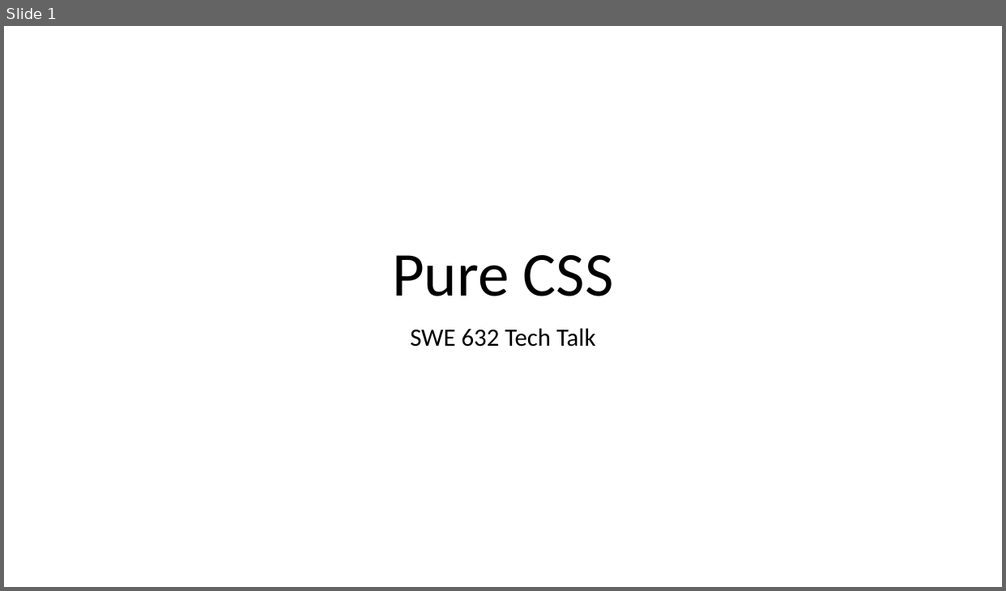
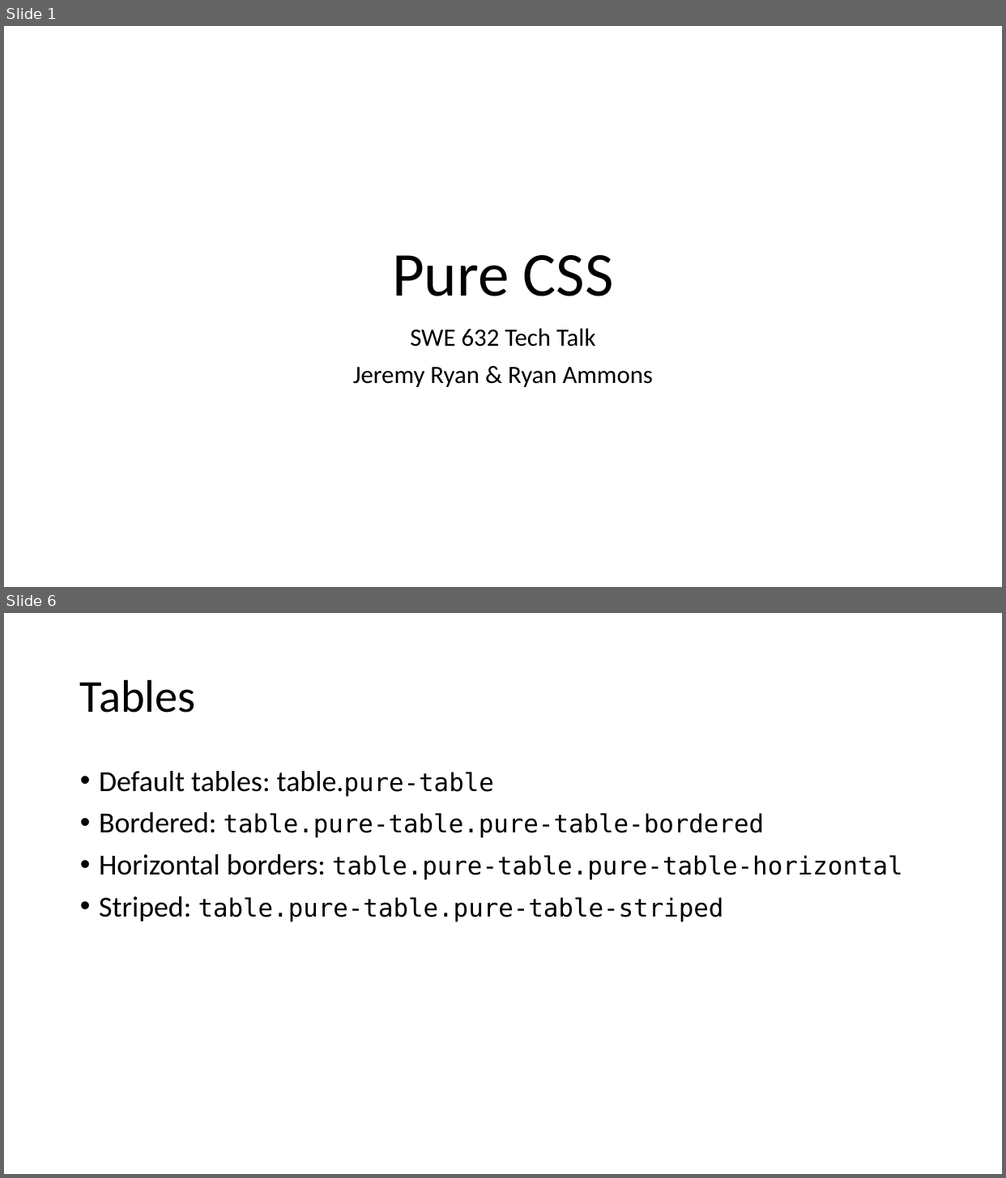
Before and after one commit to jeremyryan/swe_632_tech_talk, a slide deck: SWE_632_Tech_Talk.pptx. Shown one above the other, each under a label of ours: slide 1 before the commit, slides 1 and 6 after it; the slides between them are not shown. The pictures are 1006x591 and 1006x1178 pixels, drawn with LibreOffice and Linux fonts; fonts in the diff are those of the drawing. Boxes give left, top, right and bottom in pixels: in the first picture for what was removed or moved away, otherwise in the second. Text is boxed around its words. In the diff, an @@ line names an element or a change of style, - is before the commit and + after.

```diff
--- a/SWE_632_Tech_Talk.pptx
+++ b/SWE_632_Tech_Talk.pptx
@@ slide 6 added at box(4, 613, 1002, 1174), background #FFFFFF @@
@@ title added at box(80, 679, 196, 713), 44 pt, text #000000 @@
+Tables
@@ text added at box(99, 771, 903, 922), 24 pt, text #000000 @@
+• Default tables: table.pure-table
+• Bordered: table.pure-table.pure-table-bordered
+• Horizontal borders: table.pure-table.pure-table-horizontal
+• Striped: table.pure-table.pure-table-striped
@@ slide 1 changed as well @@
@@ subtitle at box(353, 367, 653, 387): paragraph added @@
+Jeremy Ryan & Ryan Ammons
```
Also in this commit, not shown: 3 other slides changed, 5 other slides added, 6 slides removed.
